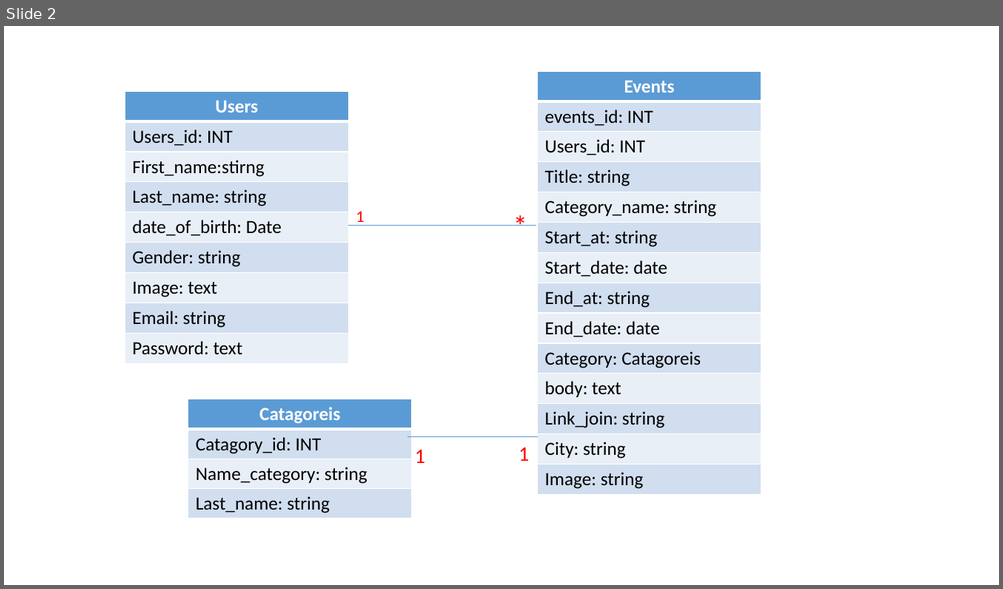
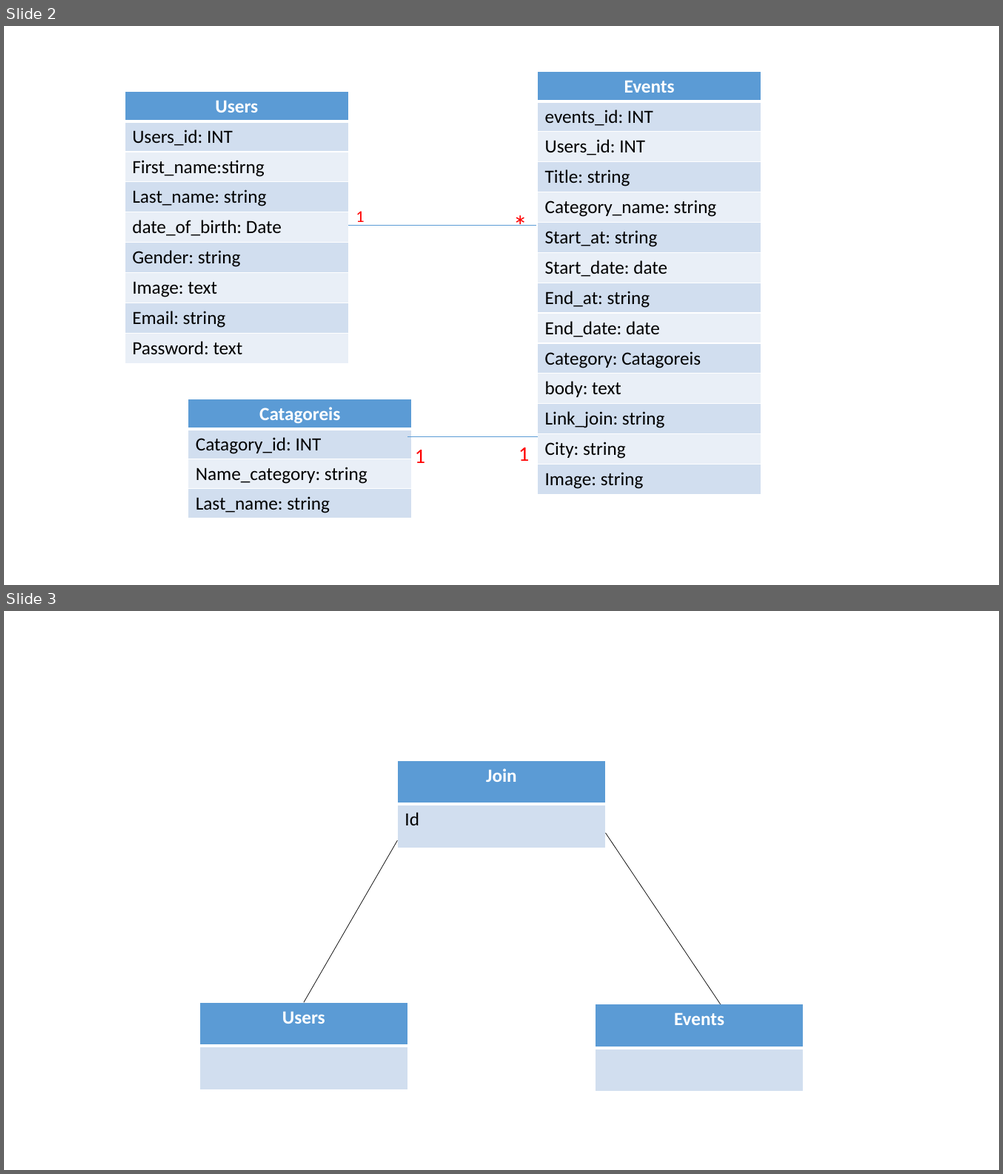
Before and after one commit to pnc-virtual-company/2021-G5-V2-PART1, a slide deck: docs/ER-DIAGRAM.pptx. Shown one above the other, each under a label of ours: slide 2 before the commit, slides 2 and 3 after it. The pictures are 1003x589 and 1003x1174 pixels, drawn with LibreOffice and Linux fonts; fonts in the diff are those of the drawing. Boxes give left, top, right and bottom in pixels: in the first picture for what was removed or moved away, otherwise in the second. Text is boxed around its words. In the diff, an @@ line names an element or a change of style, - is before the commit and + after.

```diff
--- a/docs/ER-DIAGRAM.pptx
+++ b/docs/ER-DIAGRAM.pptx
@@ slide 3 added at [4,611,999,1170], background #FFFFFF @@
@@ table added at [397,761,606,849], 2 rows, 1 columns @@
+Join
+Id
@@ line added from (304, 1002) to (397, 841), #000000 0.5 pt @@
@@ line added from (720, 1005) to (606, 833), #000000 0.5 pt @@
@@ table added at [199,1002,407,1090], 2 rows, 1 columns @@
+Users
+
@@ table added at [595,1005,803,1092], 2 rows, 1 columns @@
+Events
+
```
Also in this commit, not shown: 9 other files.
